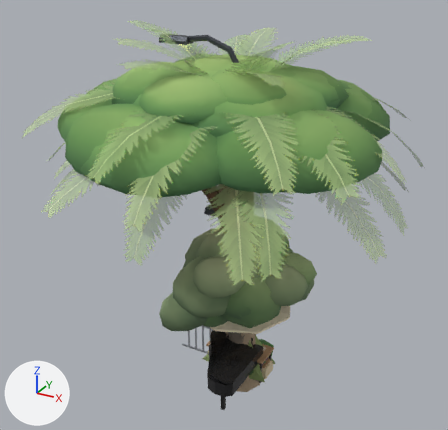
What one commit did to the FBX model Assets/_Project/Visuals/CampusWorld/Models/Dressing_Prototypes.fbx.
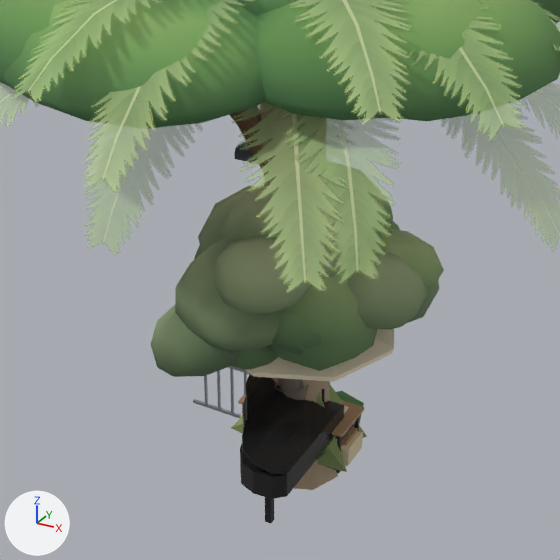
There are two pictures of each version: one whole from a 50 mm lens placed at (6.82, -13.38, 11.47), pointed at (-0.49, -0.08, 4.82), one close up on the part from 17% to 85% of the width and 30% to 100% of the height. Lighting does not change. The marker at lower left points along +X, +Y and +Z. The older version's two pictures come first. Where no turn or scale is listed for an object, it has been applied to the vertices.

Objects in the first close-up: 'Prop_GrandPiano', 'Prop_Parasol', 'Prop_RailingSegment', 'Prop_StudyTable', 'Veg_Grass', 'Veg_Olive', 'Veg_Olive_B', 'Veg_Palm', 'Veg_Palm_B', 'Veg_UmbrellaPine', 'Veg_UmbrellaPine_B' and 4 more.
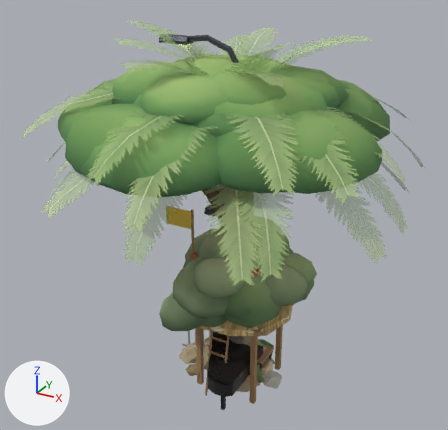
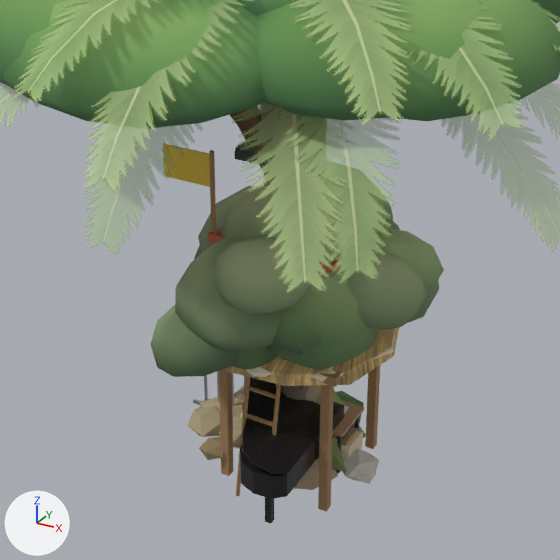
Scene script edits in JSON lines:
```json
{"op": "add", "block": "img_thatch_albedo_png", "code": ["img_thatch_albedo_png = load_image('thatch_albedo.png', '../Textures/thatch_albedo.png', 256, 256, 'sRGB')"]}
{"op": "add", "block": "mat_w_b_roof_tiles", "code": ["mat_w_b_roof_tiles = principled_material('W_B_roof_tiles')", "mat_w_b_roof_tiles.base_color = (0.578, 0.133, 0.0685)  # orange #c8664a", "mat_w_b_roof_tiles.roughness = 0.85"]}
{"op": "add", "block": "mat_w_lifeguard_flag", "code": ["mat_w_lifeguard_flag = principled_material('W_lifeguard_flag')", "mat_w_lifeguard_flag.base_color = (0.807, 0.558, 0.063)  # yellow #e8c547", "mat_w_lifeguard_flag.roughness = 0.8"]}
{"op": "add", "block": "mat_w_fort_rock", "code": ["mat_w_fort_rock = principled_material('W_fort_rock')", "mat_w_fort_rock.base_color = (0.27, 0.205, 0.0999)  # brown #8e7d59", "mat_w_fort_rock.roughness = 0.95"]}
{"op": "add", "block": "mat_w_fort_top", "code": ["mat_w_fort_top = principled_material('W_fort_top')", "mat_w_fort_top.base_color = (0.397, 0.323, 0.198)  # beige #a99a7b", "mat_w_fort_top.roughness = 0.95"]}
{"op": "add", "block": "mat_w_thatch", "code": ["mat_w_thatch = principled_material('W_thatch')", "mat_w_thatch.texture = img_thatch_albedo_png", "mat_w_thatch.roughness = 0.95"]}
{"op": "add", "block": "me_prop_lifeguardtower_001", "code": ["me_prop_lifeguardtower_001 = bpy.data.meshes.new('Prop_LifeguardTower.001')", "me_prop_lifeguardtower_001.from_pydata(...)  # 136 vertices, 166 faces; spans x -1.75..1.1, y -1.58..1.25, z -0.3..5.2", "# faces by material slot: [126, 8, 20, 12]", "me_prop_lifeguardtower_001.materials.append(mat_w_bench_wood)  # brown #a27e58", "me_prop_lifeguardtower_001.materials.append(mat_w_planter_cream)  # pale yellow #d9cfbb", "me_prop_lifeguardtower_001.materials.append(mat_w_b_roof_tiles)  # orange #c8664a", "me_prop_lifeguardtower_001.materials.append(mat_w_lifeguard_flag)  # yellow #e8c547"]}
{"op": "add", "block": "me_prop_stonepile_001", "code": ["me_prop_stonepile_001 = bpy.data.meshes.new('Prop_StonePile.001')", "me_prop_stonepile_001.from_pydata(...)  # 192 vertices, 320 faces; spans x -1.86..1.39, y -1.35..1.11, z -0.12..0.49", "# faces by material slot: [100, 160, 60]", "me_prop_stonepile_001.materials.append(mat_w_concrete_light)  # light grey #c9c5bc", "me_prop_stonepile_001.materials.append(mat_w_fort_top)  # beige #a99a7b", "me_prop_stonepile_001.materials.append(mat_w_fort_rock)  # brown #8e7d59"]}
{"op": "add", "block": "me_prop_parasolthatch_001", "code": ["me_prop_parasolthatch_001 = bpy.data.meshes.new('Prop_ParasolThatch.001')", "me_prop_parasolthatch_001.from_pydata(...)  # 32 vertices, 50 faces; spans x -1.51..1.51, y -1.44..1.44, z -0.3..2.85", "# faces by material slot: [40, 10]", "me_prop_parasolthatch_001.materials.append(mat_w_thatch)  # picture img_thatch_albedo_png", "me_prop_parasolthatch_001.materials.append(mat_w_bark_light)  # brown #9c8468"]}
{"op": "add", "block": "ob_prop_lifeguardtower", "code": ["ob_prop_lifeguardtower = bpy.data.objects.new('Prop_LifeguardTower', me_prop_lifeguardtower_001)", "ob_prop_lifeguardtower.location = (0.0, 0.0, 0.0)"]}
{"op": "add", "block": "ob_prop_stonepile", "code": ["ob_prop_stonepile = bpy.data.objects.new('Prop_StonePile', me_prop_stonepile_001)", "ob_prop_stonepile.location = (0.0, 0.0, 0.0)"]}
{"op": "add", "block": "ob_prop_parasolthatch", "code": ["ob_prop_parasolthatch = bpy.data.objects.new('Prop_ParasolThatch', me_prop_parasolthatch_001)", "ob_prop_parasolthatch.location = (0.0, 0.0, 0.0)"]}
```

Changed parts and their boxes (x1, y1, x2, y2) in the close-ups (560 x 560 px):
```json
{"object": "Prop_LifeguardTower", "change": "added", "after": [163, 144, 380, 512], "faces in mat_w_bench_wood (brown #a27e58)": [209, 150, 380, 512], "faces in mat_w_lifeguard_flag (yellow #e8c547)": [163, 144, 210, 187], "faces in mat_w_b_roof_tiles (orange #c8664a)": [208, 227, 342, 273]}
{"object": "Prop_ParasolThatch", "change": "added", "after": [225, 328, 399, 386], "on screen": "brown"}
{"object": "Prop_StonePile", "change": "added", "after": [188, 386, 379, 490], "faces in mat_w_fort_top (beige #a99a7b)": [188, 386, 310, 490], "faces in mat_w_concrete_light (light grey #c9c5bc)": [342, 449, 379, 484], "faces in mat_w_fort_rock (brown #8e7d59)": [199, 437, 225, 460]}
{"object": "Prop_Parasol", "change": "unchanged, covered by the edit", "before": [245, 329, 394, 382], "after": [246, 336, 394, 381]}
```
